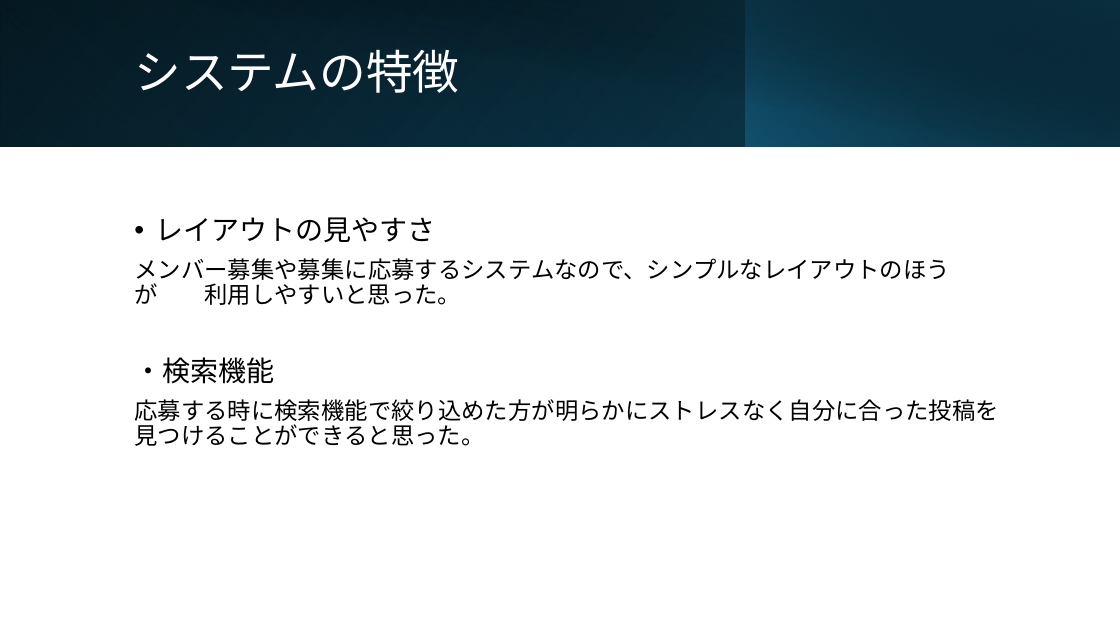
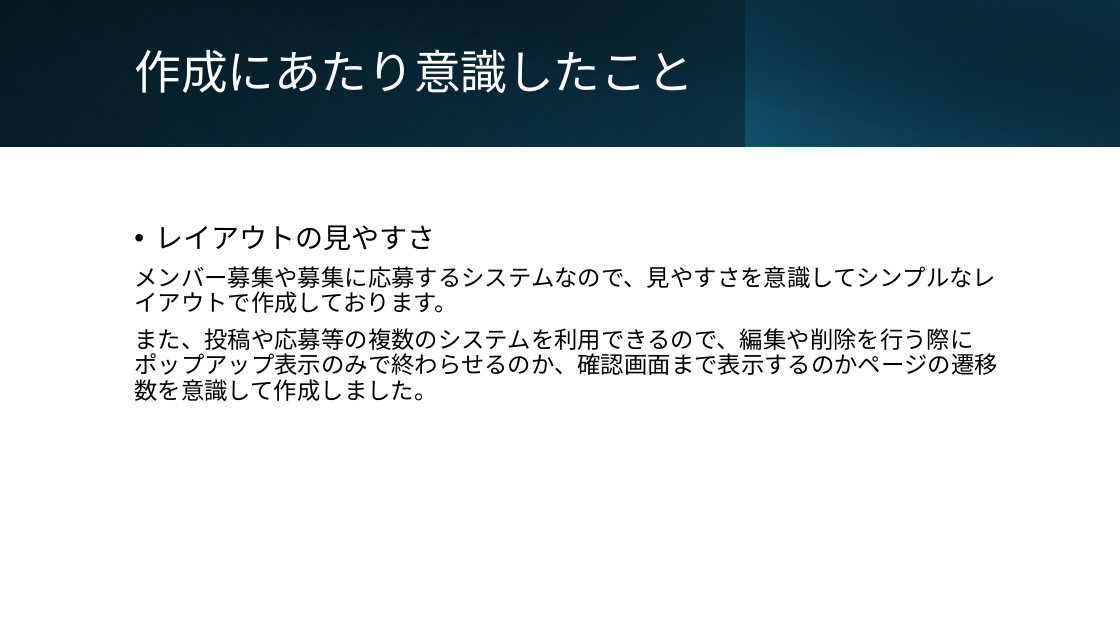
Before and after one commit to badomi10/play, a slide deck: slide 6 of 発表資料/Play With.pptx (slide 5 before the commit). Drawn at 1120x630 pixels with LibreOffice and Linux fonts; fonts in the diff are those of the drawing. Boxes give left, top, right and bottom in pixels: in the first picture for what was removed or moved away, otherwise in the second. Text is boxed around its words. In the diff, an @@ line names an element or a change of style, - is before the commit and + after.

```diff
--- a/発表資料/Play With.pptx
+++ b/発表資料/Play With.pptx
@@ title at box(134, 49, 693, 93): text changed @@
-システムの特徴
+作成にあたり意識したこと
@@ text at box(134, 266, 997, 401): text changed @@
-メンバー募集や募集に応募するシステムなので、シンプルなレイアウトのほうが 利用しやすいと思った。
-・検索機能
-応募する時に検索機能で絞り込めた方が明らかにストレスなく自分に合った投稿を見つけることができると思った。
+メンバー募集や募集に応募するシステムなので、見やすさを意識してシンプルなレイアウトで作成しております。
+また、投稿や応募等の複数のシステムを利用できるので、編集や削除を行う際にポップアップ表示のみで終わらせるのか、確認画面まで表示するのかページの遷移数を意識して作成しました。
```
Also in this commit, not shown: 1 other slide changed, 1 slide added.
